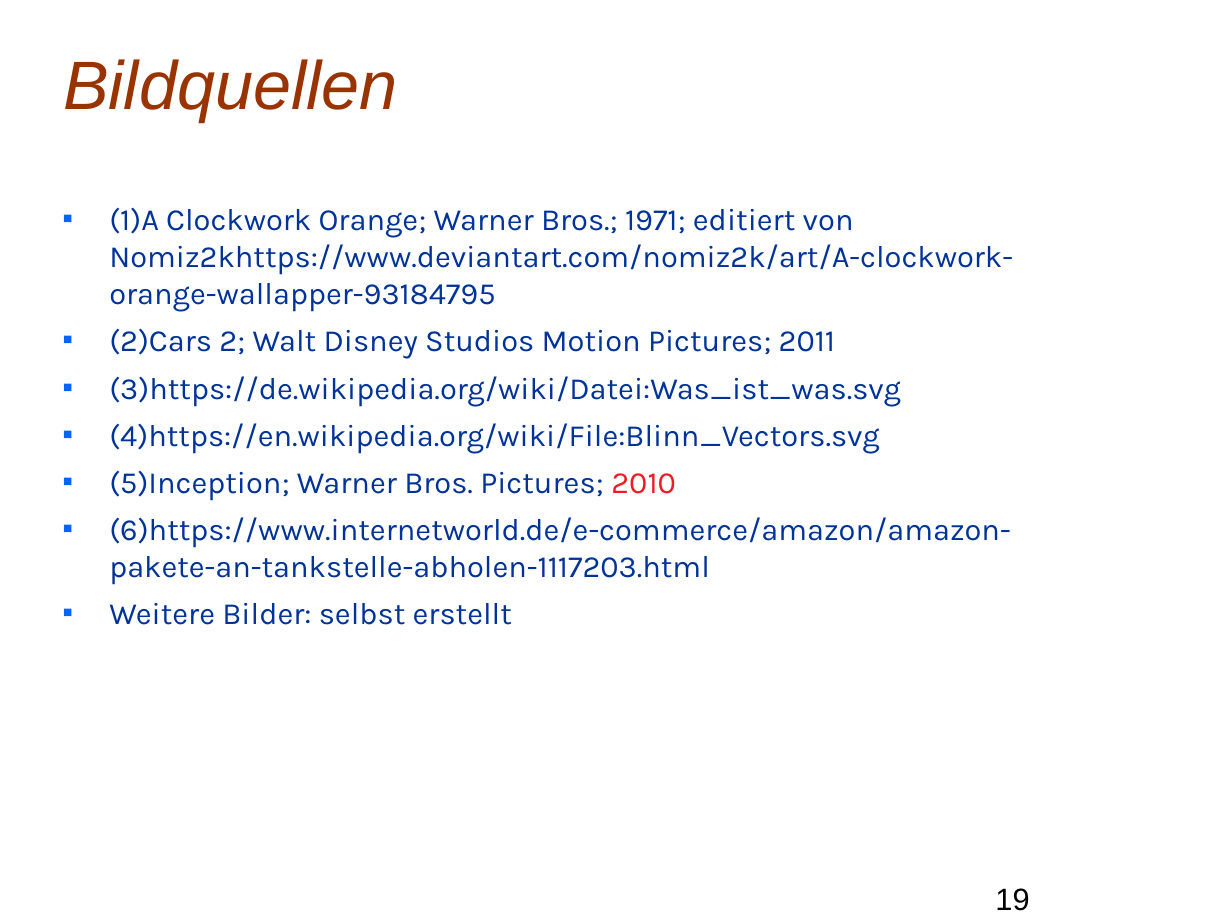
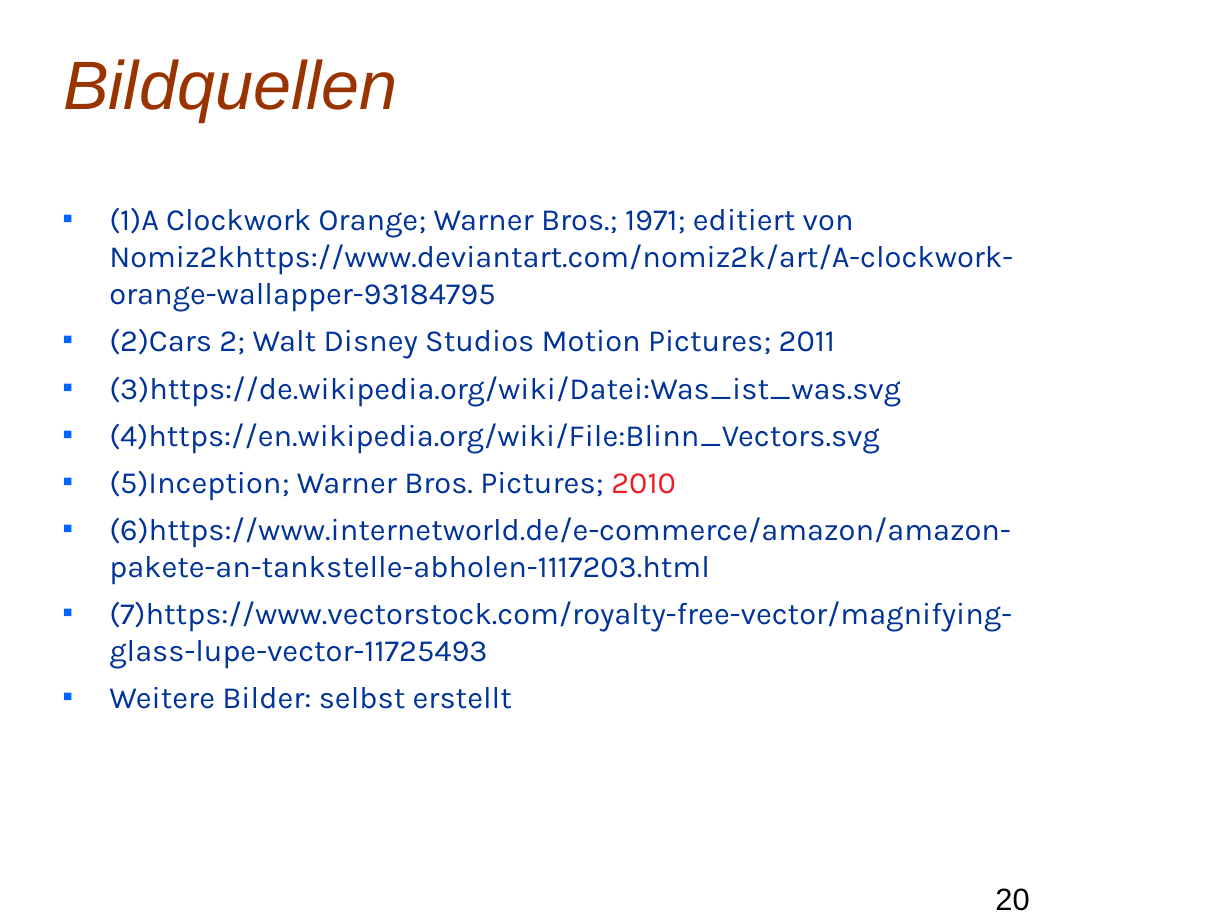
Before and after one commit to Mxtreme1/Presentation-on-The-Phong-Illumination-Model, a slide deck: slide 20 of PIM.odp (slide 19 before the commit). Drawn at 1232x924 pixels with LibreOffice and Linux fonts; fonts in the diff are those of the drawing; background and template pictures are left out. Boxes give left, top, right and bottom in pixels: in the first picture for what was removed or moved away, otherwise in the second. Text is boxed around its words. In the diff, an @@ line names an element or a change of style, - is before the commit and + after.

```diff
--- a/PIM.odp
+++ b/PIM.odp
@@ text at (109,601,1012,669): paragraph added @@
+■ (7)https://www.vectorstock.com/royalty-free-vector/magnifying-glass-lupe-vector-11725493
@@ page number at (995,888,1029,911): text changed @@
-19
+20
```
Also in this commit, not shown: 14 other slides changed, 1 slide added, 10 other files.
